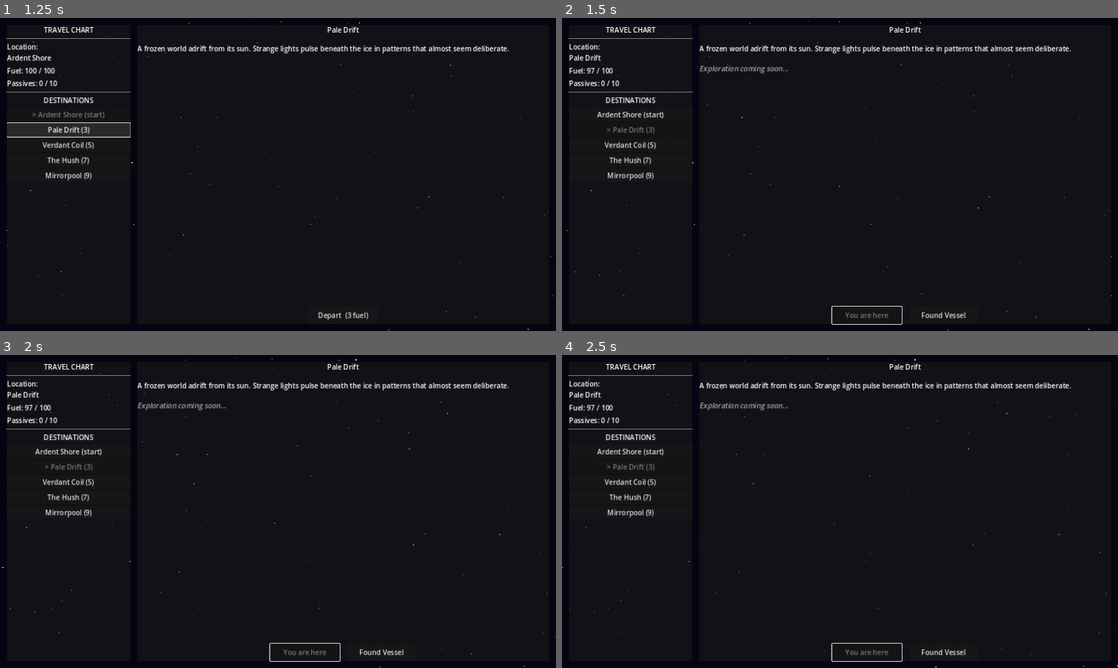
Above: before the commit, frames 1-4 (two rows, left to right).
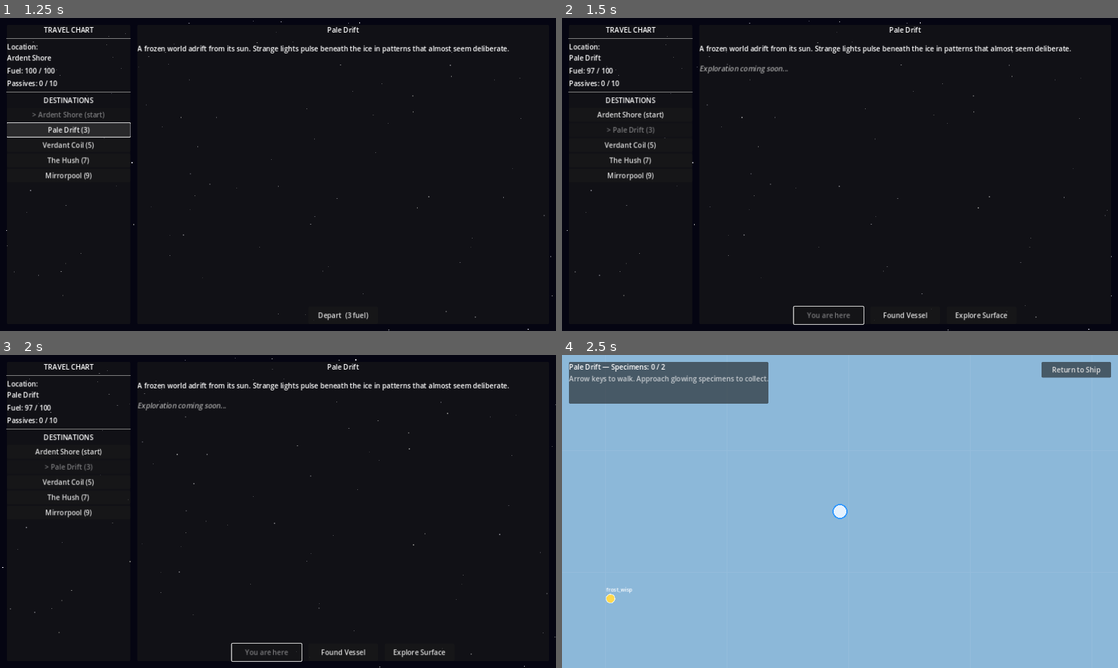
Above: after the commit, the same moments.

Repository: ColdTie/Metanoia-Vessel-2D
Game: Godot game, scene res://scenes/travel/travel_screen.tscn
Two runs of this game, one before a commit and one after it. Both use one fixed random seed, a clock stepped at 60 frames per second and the inputs below.
Inputs (mouse positions are in pixels of both pictures, inside the frame that each line leads up to):
- Up to frame 1 (1.25 s): click "Pale Drift (3)" at 0.5 s
- Up to frame 2 (1.5 s): click "Depart (3 fuel)" at 1.25 s
- Up to frame 3 (2 s): no input
- Up to frame 4 (2.5 s): click (979, 652) at 2 s, where only the run after the commit has a clickable "Explore Surface"

Frame 1 is identical in both runs. In frame 2, 0.5% of the frame differs, in the area x 41-81%, y 92-98%; in frame 3, 0.5%; in frame 4, 100%, in the area x 0-100%, y 0-100%.

Commit message:
feat: add World Surface v1 (walkable exploration + specimen collection)
Adds scenes/world/world_surface.tscn, reached via a new "Explore Surface"
button on the Travel Screen. Player walks a bounded per-world patch with
arrow keys; each world's 2 catalogued specimens spawn as placeholder
markers and are collected on contact via GameState.add_specimen, with
autosave and no respawn of already-collected specimens. Placeholder
visuals only; creatures/encounters/combat remain TODO for a future run.

Co-Authored-By: Claude Sonnet 5 <noreply@anthropic.com>
Claude-Session: https://claude.ai/code/session_019VLgnxD5gJaK7Yc3zsD2Sn

Diff:
--- /dev/null
+++ b/scenes/world/world_surface.tscn
@@ -0,0 +1,6 @@
+[gd_scene load_steps=2 format=3 uid="uid://cworldsurface01"]
+
+[ext_resource type="Script" path="res://scripts/world/world_surface.gd" id="1_world_surface"]
+
+[node name="WorldSurface" type="Node2D"]
+script = ExtResource("1_world_surface")
--- a/scripts/travel/travel_screen.gd
+++ b/scripts/travel/travel_screen.gd
@@ -20,6 +20,7 @@
 var _world_desc_label: RichTextLabel
 var _depart_button: Button
 var _settle_button: Button
+var _explore_button: Button
 
 var _selected_world_id: String = ""
 
@@ -200,6 +201,13 @@
 	_settle_button.pressed.connect(_on_settle_pressed)
 	btn_row.add_child(_settle_button)
 
+	_explore_button = Button.new()
+	_explore_button.text = "Explore Surface"
+	_explore_button.visible = false
+	_explore_button.custom_minimum_size = Vector2(160.0, 40.0)
+	_explore_button.pressed.connect(_on_explore_pressed)
+	btn_row.add_child(_explore_button)
+
 
 func _make_label(text: String) -> Label:
 	var lbl := Label.new()
@@ -259,6 +267,7 @@
 		_depart_button.text = "Depart  (%d fuel)" % cost
 
 	_settle_button.visible = is_current and not world.get("settled", false)
+	_explore_button.visible = is_current
 
 
 func _on_depart_pressed() -> void:
@@ -274,6 +283,7 @@
 		_depart_button.disabled = true
 		_depart_button.text = "You are here"
 		_settle_button.visible = not world.get("settled", false)
+		_explore_button.visible = true
 	else:
 		_world_desc_label.text = \
 			GameState.get_world_by_id(_selected_world_id).get("description", "") \
@@ -315,3 +325,7 @@
 
 func _on_world_changed(_new_world: String) -> void:
 	_refresh_status()
+
+
+func _on_explore_pressed() -> void:
+	get_tree().change_scene_to_file("res://scenes/world/world_surface.tscn")
--- /dev/null
+++ b/scripts/world/world_surface.gd
@@ -0,0 +1,226 @@
+extends Node2D
+
+# World Surface — walkable exploration scene.
+# Player wanders a bounded patch of the current world and collects
+# specimens by walking near them. Encounters/creatures/combat: TODO.
+# All visuals are placeholder shapes drawn via CanvasItem.draw();
+# swap in assets/sprites/ art later without touching this logic.
+
+const WORLD_SIZE := Vector2(2200.0, 1400.0)
+const EDGE_MARGIN := 60.0
+const PLAYER_SPEED := 280.0
+const PLAYER_RADIUS := 16.0
+const COLLECT_RADIUS := 46.0
+const SPECIMEN_RADIUS := 10.0
+
+var _world_data: Dictionary
+var _world_id: String = ""
+var _player: Node2D
+var _specimens: Array = []  # [{ "id": String, "node": Node2D, "collected": bool }]
+
+var _status_label: Label
+var _prompt_label: Label
+var _prompt_timer: Timer
+
+
+func _ready() -> void:
+	_world_data = GameState.get_current_world_data()
+	_world_id = _world_data.get("id", "")
+
+	_build_backdrop()
+	_build_specimens()
+	_build_player()
+	_build_ui()
+	_update_status()
+
+
+func _process(delta: float) -> void:
+	_move_player(delta)
+	_check_pickups()
+
+
+# ── World ─────────────────────────────────────────────────────────────────────
+
+func _build_backdrop() -> void:
+	var ground := Node2D.new()
+	ground.name = "Ground"
+	var base_color := _color_for_type(_world_data.get("type", "temperate"))
+	ground.draw.connect(func():
+		ground.draw_rect(Rect2(Vector2.ZERO, WORLD_SIZE), base_color)
+		var grid_color := base_color.lightened(0.08)
+		var step := 140.0
+		var x := 0.0
+		while x <= WORLD_SIZE.x:
+			ground.draw_line(Vector2(x, 0.0), Vector2(x, WORLD_SIZE.y), grid_color, 1.0)
+			x += step
+		var y := 0.0
+		while y <= WORLD_SIZE.y:
+			ground.draw_line(Vector2(0.0, y), Vector2(WORLD_SIZE.x, y), grid_color, 1.0)
+			y += step
+	)
+	add_child(ground)
+	ground.queue_redraw()
+
+
+func _color_for_type(world_type: String) -> Color:
+	match world_type:
+		"ice":
+			return Color(0.55, 0.72, 0.85)
+		"jungle":
+			return Color(0.18, 0.45, 0.22)
+		"desert":
+			return Color(0.68, 0.5, 0.28)
+		"ocean":
+			return Color(0.14, 0.32, 0.55)
+		_:
+			return Color(0.62, 0.5, 0.28)  # temperate
+
+
+# ── Specimens ─────────────────────────────────────────────────────────────────
+
+func _build_specimens() -> void:
+	var ids: Array = _world_data.get("specimens", [])
+	for specimen_id in ids:
+		if _already_collected(specimen_id):
+			continue
+		var node := Node2D.new()
+		node.name = "Specimen_%s" % specimen_id
+		node.position = Vector2(
+			randf_range(EDGE_MARGIN, WORLD_SIZE.x - EDGE_MARGIN),
+			randf_range(EDGE_MARGIN, WORLD_SIZE.y - EDGE_MARGIN),
+		)
+		node.draw.connect(func():
+			node.draw_circle(Vector2.ZERO, SPECIMEN_RADIUS, Color(1.0, 0.85, 0.3))
+			node.draw_circle(Vector2.ZERO, SPECIMEN_RADIUS, Color(1.0, 1.0, 1.0, 0.6), false, 2.0)
+			var font := ThemeDB.fallback_font
+			node.draw_string(
+				font, Vector2(-SPECIMEN_RADIUS, -SPECIMEN_RADIUS - 6.0),
+				specimen_id, HORIZONTAL_ALIGNMENT_LEFT, -1, 12, Color(1, 1, 1)
+			)
+		)
+		add_child(node)
+		node.queue_redraw()
+		_specimens.append({"id": specimen_id, "node": node, "collected": false})
+
+
+func _already_collected(specimen_id: String) -> bool:
+	for s in GameState.specimens:
+		if s.get("id", "") == specimen_id and s.get("world_id", "") == _world_id:
+			return true
+	return false
+
+
+func _check_pickups() -> void:
+	for entry in _specimens:
+		if entry["collected"]:
+			continue
+		var node: Node2D = entry["node"]
+		if _player.position.distance_to(node.position) <= COLLECT_RADIUS:
+			entry["collected"] = true
+			GameState.add_specimen(entry["id"], _world_id)
+			node.queue_free()
+			_show_prompt("Collected: %s" % entry["id"])
+			_update_status()
+			SaveLoad.save_game()
+
+
+# ── Player ────────────────────────────────────────────────────────────────────
+
+func _build_player() -> void:
+	_player = Node2D.new()
+	_player.name = "Player"
+	_player.position = WORLD_SIZE / 2.0
+	_player.draw.connect(func():
+		_player.draw_circle(Vector2.ZERO, PLAYER_RADIUS, Color(0.9, 0.95, 1.0))
+		_player.draw_circle(Vector2.ZERO, PLAYER_RADIUS, Color(0.2, 0.6, 1.0), false, 3.0)
+	)
+	add_child(_player)
+	_player.queue_redraw()
+
+	var camera := Camera2D.new()
+	camera.name = "Camera"
+	camera.limit_left = 0
+	camera.limit_top = 0
+	camera.limit_right = int(WORLD_SIZE.x)
+	camera.limit_bottom = int(WORLD_SIZE.y)
+	_player.add_child(camera)
+	camera.make_current()
+
+
+func _move_player(delta: float) -> void:
+	var dir := Input.get_vector("ui_left", "ui_right", "ui_up", "ui_down")
+	if dir == Vector2.ZERO:
+		return
+	_player.position += dir * PLAYER_SPEED * delta
+	_player.position.x = clampf(_player.position.x, PLAYER_RADIUS, WORLD_SIZE.x - PLAYER_RADIUS)
+	_player.position.y = clampf(_player.position.y, PLAYER_RADIUS, WORLD_SIZE.y - PLAYER_RADIUS)
+
+
+# ── UI ────────────────────────────────────────────────────────────────────────
+
+func _build_ui() -> void:
+	var canvas := CanvasLayer.new()
+	canvas.name = "UI"
+	add_child(canvas)
+
+	var root := Control.new()
+	root.set_anchors_and_offsets_preset(Control.PRESET_FULL_RECT)
+	root.mouse_filter = Control.MOUSE_FILTER_IGNORE
+	canvas.add_child(root)
+
+	var top_panel := PanelContainer.new()
+	top_panel.mouse_filter = Control.MOUSE_FILTER_IGNORE
+	top_panel.position = Vector2(16.0, 16.0)
+	top_panel.size = Vector2(420.0, 96.0)
+	root.add_child(top_panel)
+
+	var vbox := VBoxContainer.new()
+	top_panel.add_child(vbox)
+
+	_status_label = Label.new()
+	vbox.add_child(_status_label)
+
+	var hint := Label.new()
+	hint.text = "Arrow keys to walk. Approach glowing specimens to collect."
+	hint.modulate = Color(1, 1, 1, 0.7)
+	vbox.add_child(hint)
+
+	_prompt_label = Label.new()
+	_prompt_label.modulate = Color(0.6, 1.0, 0.6)
+	_prompt_label.visible = false
+	vbox.add_child(_prompt_label)
+
+	_prompt_timer = Timer.new()
+	_prompt_timer.one_shot = true
+	_prompt_timer.wait_time = 2.5
+	_prompt_timer.timeout.connect(func(): _prompt_label.visible = false)
+	add_child(_prompt_timer)
+
+	var return_button := Button.new()
+	return_button.text = "Return to Ship"
+	return_button.mouse_filter = Control.MOUSE_FILTER_STOP
+	return_button.size = Vector2(160.0, 36.0)
+	return_button.position = Vector2(1280.0 - 16.0 - 160.0, 16.0)
+	return_button.pressed.connect(_on_return_pressed)
+	root.add_child(return_button)
+
+
+func _update_status() -> void:
+	var total: int = _world_data.get("specimens", []).size()
+	var collected := 0
+	for specimen_id in _world_data.get("specimens", []):
+		if _already_collected(specimen_id):
+			collected += 1
+	_status_label.text = "%s — Specimens: %d / %d" % [
+		_world_data.get("name", "Unknown"), collected, total
+	]
+
+
+func _show_prompt(text: String) -> void:
+	_prompt_label.text = text
+	_prompt_label.visible = true
+	_prompt_timer.start()
+
+
+func _on_return_pressed() -> void:
+	get_tree().change_scene_to_file("res://scenes/travel/travel_screen.tscn")
Not shown, changed: design/content-log.md
Not shown, changed: design/systems.md
